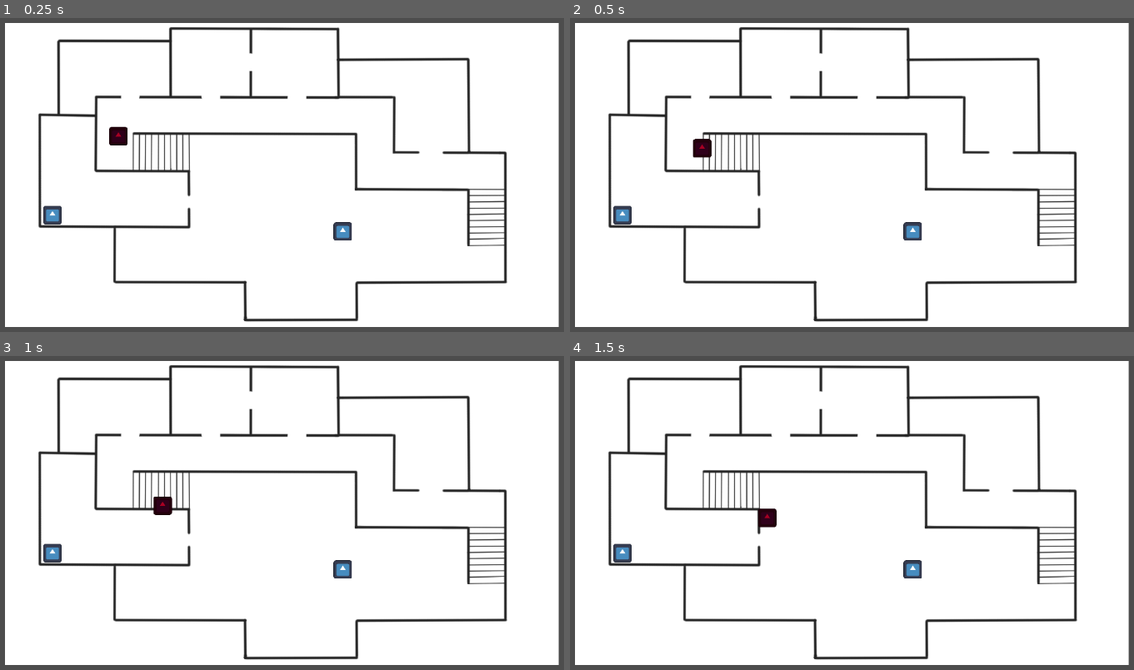
Above: before the commit, frames 1-4 (two rows, left to right).
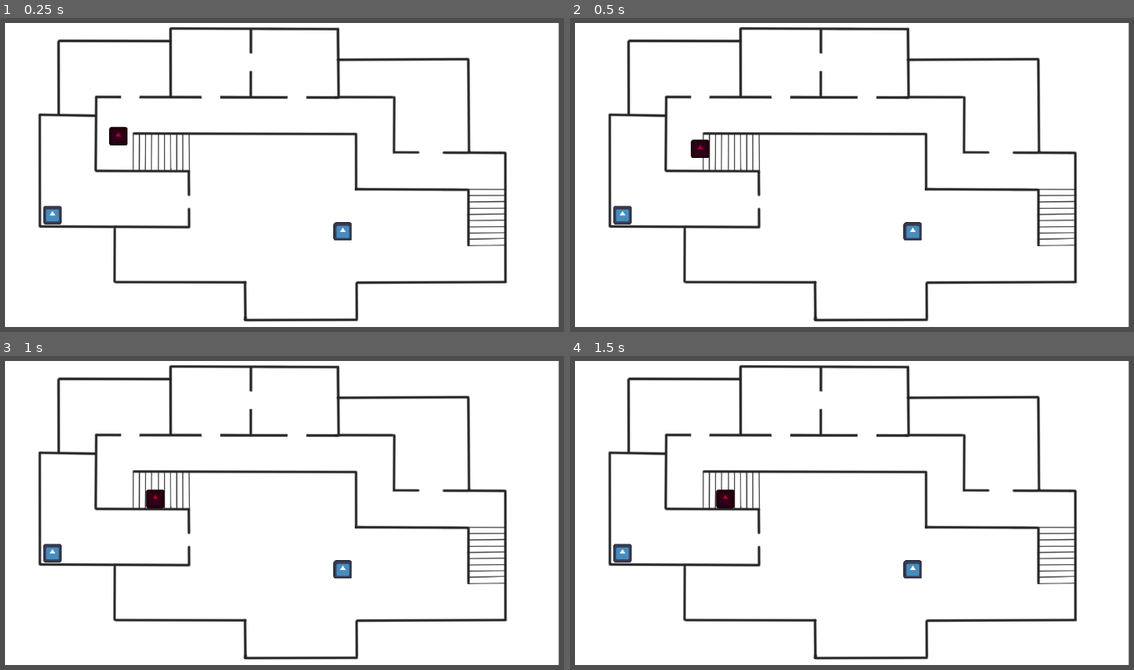
Above: after the commit, the same moments.

Repository: Linkipoo/GodotWildJam56
Game: Godot game, scene res://node_2d.tscn
Two runs of this game, one before a commit and one after it. Both use one fixed random seed, a clock stepped at 60 frames per second and the inputs below. The engine's default icon, where the game draws it, is replaced by a stand-in: a white triangle on a blue panel in a dark square.
Inputs (mouse positions are in pixels of both pictures, inside the frame that each line leads up to):
- Up to frame 1 (0.25 s): no input
- Up to frame 2 (0.5 s): no input
- Up to frame 3 (1 s): move the mouse to (423, 494) at 0.52 s
- Up to frame 4 (1.5 s): move the mouse to (716, 531) at 1.27 s

Frame 1 is identical in both runs. In frame 2, less than 0.1% of the frame differs, in the area x 21-26%, y 38-45%; in frame 3, 0.3%; in frame 4, 0.4%, in the area x 25-37%, y 42-55%.

Commit message:
Finished Adding Collision to Walls
All walls have collision boxes, however they still need to be tweaked.
Some doors are too small for the player to pass through
Some corners have overlapping collision boxes that catch the player while it's moving by

Diff:
--- a/Demo/node_2d.tscn
+++ b/Demo/node_2d.tscn
@@ -4,6 +4,9 @@
 [ext_resource type="Texture2D" uid="uid://dq1lc504k0g1l" path="res://Sprites/layout.png" id="1_ia7dp"]
 [ext_resource type="PackedScene" uid="uid://ckebybnrrpg8i" path="res://Crate.tscn" id="3_2q86o"]
 [ext_resource type="PackedScene" uid="uid://dusa4tsy4pf4h" path="res://Enemy.tscn" id="3_14ico"]
+
+[sub_resource type="RectangleShape2D" id="RectangleShape2D_8yhq6"]
+size = Vector2(8.5, 8.5)
 
 [sub_resource type="NavigationPolygon" id="NavigationPolygon_j4qwq"]
 vertices = PackedVector2Array(949, -424, 1276, -427, 1276, 394, 952, 47, -384, 406, 602, 50, 245, -379, 596, -385, 248, 47, -39, 47, -381, -358, -48, -358)
@@ -127,15 +130,186 @@
 	return(Vector2(ShakeNoise.get_noise_2d(1,NoiseOffset),ShakeNoise.get_noise_2d(100,NoiseOffset)) *ShakeStrength)
 "
 
-[sub_resource type="RectangleShape2D" id="RectangleShape2D_8yhq6"]
-size = Vector2(8.5, 8.5)
-
 [node name="Node2D" type="Node2D"]
 
-[node name="Layout" type="Sprite2D" parent="."]
+[node name="Walls" type="Sprite2D" parent="."]
 position = Vector2(14, 3)
 scale = Vector2(1.51, 1.51)
 texture = ExtResource("1_ia7dp")
+
+[node name="StaticBody2D" type="StaticBody2D" parent="Walls"]
+position = Vector2(-9.27153, -1.98676)
+scale = Vector2(0.662252, 0.662252)
+
+[node name="CollisionShape2D" type="CollisionShape2D" parent="Walls/StaticBody2D"]
+position = Vector2(270.25, -44)
+scale = Vector2(1, 23.388)
+shape = SubResource("RectangleShape2D_8yhq6")
+
+[node name="CollisionShape2D2" type="CollisionShape2D" parent="Walls/StaticBody2D"]
+position = Vector2(402, -171)
+scale = Vector2(1, 22.788)
+shape = SubResource("RectangleShape2D_8yhq6")
+
+[node name="CollisionShape2D4" type="CollisionShape2D" parent="Walls/StaticBody2D"]
+position = Vector2(659, 151)
+scale = Vector2(1, 23.388)
+shape = SubResource("RectangleShape2D_8yhq6")
+
+[node name="CollisionShape2D5" type="CollisionShape2D" parent="Walls/StaticBody2D"]
+position = Vector2(-564, 280)
+scale = Vector2(1, 23.388)
+shape = SubResource("RectangleShape2D_8yhq6")
+
+[node name="CollisionShape2D6" type="CollisionShape2D" parent="Walls/StaticBody2D"]
+position = Vector2(-113, 441)
+scale = Vector2(1, 16)
+shape = SubResource("RectangleShape2D_8yhq6")
+
+[node name="CollisionShape2D7" type="CollisionShape2D" parent="Walls/StaticBody2D"]
+position = Vector2(273, 441)
+scale = Vector2(1, 16)
+shape = SubResource("RectangleShape2D_8yhq6")
+
+[node name="CollisionShape2D8" type="CollisionShape2D" parent="Walls/StaticBody2D"]
+position = Vector2(788, 148)
+scale = Vector2(1, 53)
+shape = SubResource("RectangleShape2D_8yhq6")
+
+[node name="CollisionShape2D9" type="CollisionShape2D" parent="Walls/StaticBody2D"]
+position = Vector2(209, -385)
+scale = Vector2(1, 28)
+shape = SubResource("RectangleShape2D_8yhq6")
+
+[node name="CollisionShape2D10" type="CollisionShape2D" parent="Walls/StaticBody2D"]
+position = Vector2(-372, -387)
+scale = Vector2(1, 28)
+shape = SubResource("RectangleShape2D_8yhq6")
+
+[node name="CollisionShape2D11" type="CollisionShape2D" parent="Walls/StaticBody2D"]
+position = Vector2(-758, -335)
+scale = Vector2(1, 30)
+shape = SubResource("RectangleShape2D_8yhq6")
+
+[node name="CollisionShape2D12" type="CollisionShape2D" parent="Walls/StaticBody2D"]
+position = Vector2(-630, -141)
+scale = Vector2(1, 30)
+shape = SubResource("RectangleShape2D_8yhq6")
+
+[node name="CollisionShape2D13" type="CollisionShape2D" parent="Walls/StaticBody2D"]
+position = Vector2(-824, -11)
+scale = Vector2(1, 46)
+shape = SubResource("RectangleShape2D_8yhq6")
+
+[node name="CollisionShape2D14" type="CollisionShape2D" parent="Walls/StaticBody2D"]
+position = Vector2(466, 53)
+scale = Vector2(45, 1)
+shape = SubResource("RectangleShape2D_8yhq6")
+
+[node name="CollisionShape2D15" type="CollisionShape2D" parent="Walls/StaticBody2D"]
+position = Vector2(678, -74)
+scale = Vector2(25, 1)
+shape = SubResource("RectangleShape2D_8yhq6")
+
+[node name="CollisionShape2D16" type="CollisionShape2D" parent="Walls/StaticBody2D"]
+position = Vector2(255, -266)
+scale = Vector2(35, 1)
+shape = SubResource("RectangleShape2D_8yhq6")
+
+[node name="CollisionShape2D17" type="CollisionShape2D" parent="Walls/StaticBody2D"]
+position = Vector2(436, -397)
+scale = Vector2(52.5, 1)
+shape = SubResource("RectangleShape2D_8yhq6")
+
+[node name="CollisionShape2D18" type="CollisionShape2D" parent="Walls/StaticBody2D"]
+position = Vector2(-82, -503)
+scale = Vector2(68.62, 1)
+shape = SubResource("RectangleShape2D_8yhq6")
+
+[node name="CollisionShape2D19" type="CollisionShape2D" parent="Walls/StaticBody2D"]
+position = Vector2(-83, -267)
+scale = Vector2(27.74, 1)
+shape = SubResource("RectangleShape2D_8yhq6")
+
+[node name="CollisionShape2D33" type="CollisionShape2D" parent="Walls/StaticBody2D"]
+position = Vector2(-93, -458)
+scale = Vector2(1, 10)
+shape = SubResource("RectangleShape2D_8yhq6")
+
+[node name="CollisionShape2D34" type="CollisionShape2D" parent="Walls/StaticBody2D"]
+position = Vector2(-94, -306)
+scale = Vector2(1, 10)
+shape = SubResource("RectangleShape2D_8yhq6")
+
+[node name="CollisionShape2D20" type="CollisionShape2D" parent="Walls/StaticBody2D"]
+position = Vector2(-113, -140)
+scale = Vector2(90.82, 1)
+shape = SubResource("RectangleShape2D_8yhq6")
+
+[node name="CollisionShape2D21" type="CollisionShape2D" parent="Walls/StaticBody2D"]
+position = Vector2(-468, -10)
+scale = Vector2(38.46, 1)
+shape = SubResource("RectangleShape2D_8yhq6")
+
+[node name="CollisionShape2D22" type="CollisionShape2D" parent="Walls/StaticBody2D"]
+position = Vector2(-726, -204)
+scale = Vector2(23.78, 1)
+shape = SubResource("RectangleShape2D_8yhq6")
+
+[node name="CollisionShape2D23" type="CollisionShape2D" parent="Walls/StaticBody2D"]
+position = Vector2(-568, -462)
+scale = Vector2(44.82, 1)
+shape = SubResource("RectangleShape2D_8yhq6")
+
+[node name="CollisionShape2D24" type="CollisionShape2D" parent="Walls/StaticBody2D"]
+position = Vector2(-373, -267)
+scale = Vector2(25.3, 1)
+shape = SubResource("RectangleShape2D_8yhq6")
+
+[node name="CollisionShape2D25" type="CollisionShape2D" parent="Walls/StaticBody2D"]
+position = Vector2(-586, -267)
+scale = Vector2(10.82, 1)
+shape = SubResource("RectangleShape2D_8yhq6")
+
+[node name="CollisionShape2D26" type="CollisionShape2D" parent="Walls/StaticBody2D"]
+position = Vector2(444, -75)
+scale = Vector2(10.82, 1)
+shape = SubResource("RectangleShape2D_8yhq6")
+
+[node name="CollisionShape2D31" type="CollisionShape2D" parent="Walls/StaticBody2D"]
+position = Vector2(-308, 21)
+scale = Vector2(1, 7.5)
+shape = SubResource("RectangleShape2D_8yhq6")
+
+[node name="CollisionShape2D32" type="CollisionShape2D" parent="Walls/StaticBody2D"]
+position = Vector2(-308, 156)
+scale = Vector2(1, 7.5)
+shape = SubResource("RectangleShape2D_8yhq6")
+
+[node name="CollisionShape2D27" type="CollisionShape2D" parent="Walls/StaticBody2D"]
+position = Vector2(80, 505)
+scale = Vector2(45.54, 1)
+shape = SubResource("RectangleShape2D_8yhq6")
+
+[node name="CollisionShape2D28" type="CollisionShape2D" parent="Walls/StaticBody2D"]
+position = Vector2(530, 375)
+scale = Vector2(60.78, 1)
+shape = SubResource("RectangleShape2D_8yhq6")
+
+[node name="CollisionShape2D29" type="CollisionShape2D" parent="Walls/StaticBody2D"]
+position = Vector2(-338, 375)
+scale = Vector2(54.06, 1)
+shape = SubResource("RectangleShape2D_8yhq6")
+
+[node name="CollisionShape2D30" type="CollisionShape2D" parent="Walls/StaticBody2D"]
+position = Vector2(-566, 183)
+scale = Vector2(60.78, 1)
+shape = SubResource("RectangleShape2D_8yhq6")
+
+[node name="CollisionShape2D3" type="CollisionShape2D" parent="Walls/StaticBody2D"]
+position = Vector2(661, -236)
+scale = Vector2(1, 38.947)
+shape = SubResource("RectangleShape2D_8yhq6")
 
 [node name="NavigationRegion2D" type="NavigationRegion2D" parent="."]
 visible = false
@@ -167,20 +341,3 @@
 
 [node name="Crate2" parent="." instance=ExtResource("3_2q86o")]
 position = Vector2(-780, 142)
-
-[node name="StaticBody2D" type="StaticBody2D" parent="."]
-
-[node name="CollisionShape2D" type="CollisionShape2D" parent="StaticBody2D"]
-position = Vector2(270.25, -44)
-scale = Vector2(1, 23.388)
-shape = SubResource("RectangleShape2D_8yhq6")
-
-[node name="CollisionShape2D2" type="CollisionShape2D" parent="StaticBody2D"]
-position = Vector2(402, -171)
-scale = Vector2(1, 23.388)
-shape = SubResource("RectangleShape2D_8yhq6")
-
-[node name="CollisionShape2D3" type="CollisionShape2D" parent="StaticBody2D"]
-position = Vector2(661, -236)
-scale = Vector2(1, 38.947)
-shape = SubResource("RectangleShape2D_8yhq6")
